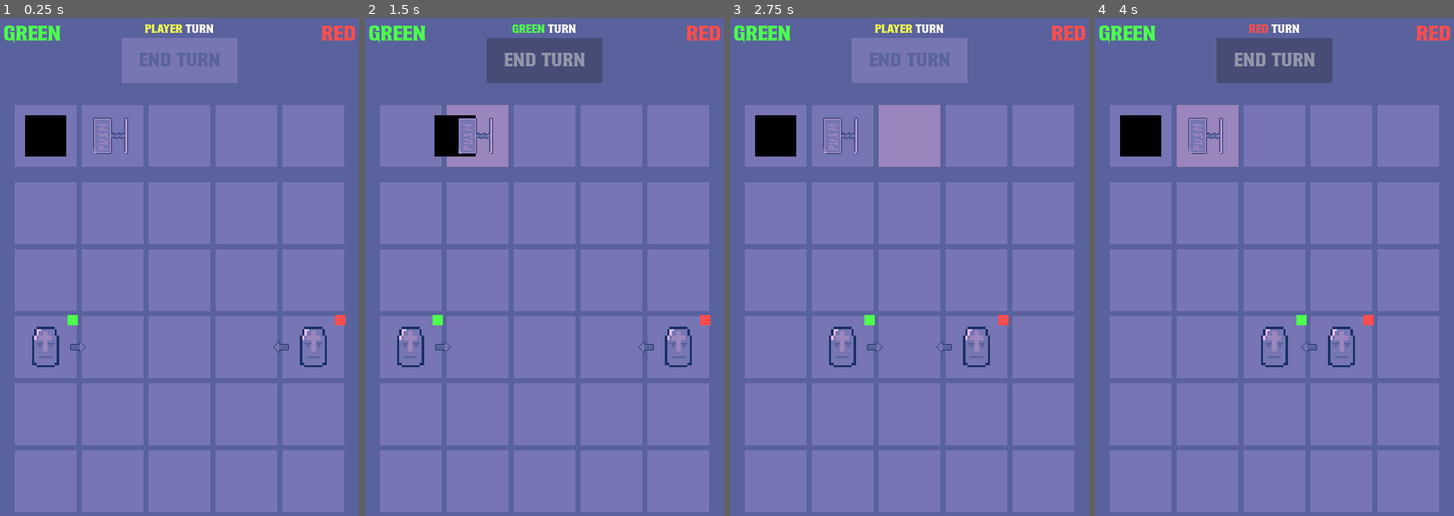
Above: before the commit, frames 1-4 (left to right).
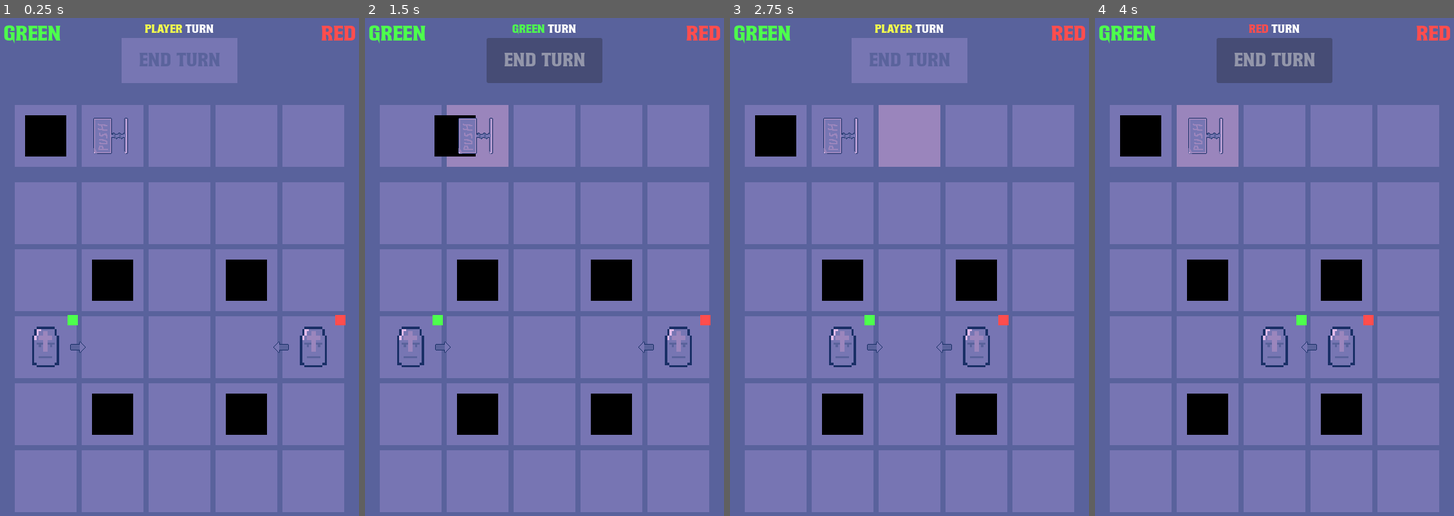
Above: after the commit, the same moments.

Repository: frostblooded/influencer
Game: Godot game, scene res://scenes/levels/level_1.tscn
The game is run twice, just before and just after one commit, with the same random seed, the same clock (stepped at 60 frames per second) and the same inputs.
Inputs (mouse positions are in pixels of both pictures, inside the frame that each line leads up to):
- Up to frame 1 (0.25 s): no input
- Up to frame 2 (1.5 s): click "End turn" at 0.5 s; tap Enter at 1.25 s; drag from (411, 137) to (544, 137) at 1.27 s
- Up to frame 3 (2.75 s): drag from (776, 137) to (909, 137) at 2.02 s
- Up to frame 4 (4 s): click "End turn" at 2.75 s; tap Space at 3.5 s; move the mouse to (1206, 137) at 3.52 s; click (1206, 137) at 3.67 s

The runs differ from the first frame. In frame 1, 3.8% of the frame differs, in the area x 25-75%, y 48-84%; in frame 2, 3.8%; in frame 3, 3.8%; in frame 4, 3.8%.

Commit message:
Add spawners for all placeable objects

Diff:
--- a/scenes/items/item.tscn
+++ b/scenes/items/item.tscn
@@ -17,13 +17,14 @@
 [sub_resource type="RectangleShape2D" id="RectangleShape2D_o2xuv"]
 size = Vector2(64, 64)
 
-[node name="Item" type="Node2D" node_paths=PackedStringArray("state_machine") groups=["items"]]
+[node name="Item" type="Node2D" node_paths=PackedStringArray("state_machine", "placed_immovable_state") groups=["items"]]
 script = ExtResource("1_eok4o")
 state_machine = NodePath("StateMachine")
+placed_immovable_state = NodePath("StateMachine/PlacedImmovableState")
 
-[node name="StateMachine" type="Node" parent="." node_paths=PackedStringArray("_initial_state")]
+[node name="StateMachine" type="Node" parent="." node_paths=PackedStringArray("initial_state")]
 script = ExtResource("2_y7nqv")
-_initial_state = NodePath("IdleState")
+initial_state = NodePath("IdleState")
 
 [node name="IdleState" type="Node" parent="StateMachine" node_paths=PackedStringArray("area_2d", "dragged_state")]
 script = ExtResource("3_8ojxu")
--- a/scenes/items/piston_item.tscn
+++ b/scenes/items/piston_item.tscn
@@ -8,7 +8,7 @@
 script = ExtResource("2_wseby")
 area_2d = NodePath("Area2D")
 sprite_2d = NodePath("Sprite2D")
-direction = null
+direction = 2
 
 [node name="Sprite2D" parent="." index="1"]
 scale = Vector2(1, 1)
--- a/scenes/level_manager.tscn
+++ b/scenes/level_manager.tscn
@@ -14,9 +14,9 @@
 script = ExtResource("1_1jpay")
 factions = Array[Resource("res://scripts/resources/faction.gd")]([ExtResource("4_vtj7t"), ExtResource("5_sugrq")])
 
-[node name="LevelManagerStateMachine" type="Node" parent="." node_paths=PackedStringArray("_initial_state")]
+[node name="LevelManagerStateMachine" type="Node" parent="." node_paths=PackedStringArray("initial_state")]
 script = ExtResource("4_g1c6d")
-_initial_state = NodePath("PlayerTurnState")
+initial_state = NodePath("PlayerTurnState")
 
 [node name="PlayerTurnState" type="Node" parent="LevelManagerStateMachine" node_paths=PackedStringArray("next_state")]
 script = ExtResource("2_3xpb5")
--- a/scenes/levels/level_1.tscn
+++ b/scenes/levels/level_1.tscn
@@ -10,11 +10,12 @@
 [ext_resource type="Script" path="res://scripts/grids/grid.gd" id="6_eppx7"]
 [ext_resource type="PackedScene" uid="uid://d01sd3nysrr3g" path="res://scenes/items/piston_item.tscn" id="7_eeof0"]
 [ext_resource type="PackedScene" uid="uid://dl1tj8dvgjcg2" path="res://scenes/grid_cell.tscn" id="7_ysjo5"]
-[ext_resource type="Resource" uid="uid://dxs1coccku8n1" path="res://resources/factions/green_faction.tres" id="8_x3lke"]
-[ext_resource type="Script" path="res://scripts/spawner.gd" id="9_dywpj"]
-[ext_resource type="PackedScene" uid="uid://bosldgi81a7pv" path="res://scenes/unit.tscn" id="10_uciyf"]
-[ext_resource type="Resource" uid="uid://6rvy2hgst74q" path="res://resources/factions/red_faction.tres" id="11_ura4m"]
+[ext_resource type="Resource" uid="uid://dxs1coccku8n1" path="res://resources/factions/green_faction.tres" id="11_jecw6"]
 [ext_resource type="PackedScene" uid="uid://4q8tgyxbcj52" path="res://scenes/level_manager.tscn" id="12_bpy5c"]
+[ext_resource type="PackedScene" uid="uid://bosldgi81a7pv" path="res://scenes/unit.tscn" id="12_ypvip"]
+[ext_resource type="Script" path="res://scripts/spawners/unit_spawner.gd" id="13_vlwiw"]
+[ext_resource type="Resource" uid="uid://6rvy2hgst74q" path="res://resources/factions/red_faction.tres" id="14_5c3w0"]
+[ext_resource type="Script" path="res://scripts/spawners/spawner.gd" id="15_qrdrd"]
 
 [sub_resource type="Gradient" id="Gradient_nvnxt"]
 offsets = PackedFloat32Array(1)
@@ -23,17 +24,37 @@
 [sub_resource type="GradientTexture1D" id="GradientTexture1D_0k804"]
 gradient = SubResource("Gradient_nvnxt")
 
-[sub_resource type="Resource" id="Resource_b7lf8"]
-script = ExtResource("9_dywpj")
+[sub_resource type="Resource" id="Resource_gq0g1"]
+script = ExtResource("13_vlwiw")
+faction = ExtResource("11_jecw6")
 grid_coordinates = Vector2(0, 2)
-faction = ExtResource("8_x3lke")
-unit_scene = ExtResource("10_uciyf")
-
-[sub_resource type="Resource" id="Resource_wu7mj"]
-script = ExtResource("9_dywpj")
+scene = ExtResource("12_ypvip")
+
+[sub_resource type="Resource" id="Resource_ha5vu"]
+script = ExtResource("13_vlwiw")
+faction = ExtResource("14_5c3w0")
 grid_coordinates = Vector2(4, 2)
-faction = ExtResource("11_ura4m")
-unit_scene = ExtResource("10_uciyf")
+scene = ExtResource("12_ypvip")
+
+[sub_resource type="Resource" id="Resource_j80nv"]
+script = ExtResource("15_qrdrd")
+grid_coordinates = Vector2(1, 1)
+scene = ExtResource("4_q68yn")
+
+[sub_resource type="Resource" id="Resource_h0wec"]
+script = ExtResource("15_qrdrd")
+grid_coordinates = Vector2(3, 1)
+scene = ExtResource("4_q68yn")
+
+[sub_resource type="Resource" id="Resource_g0ydv"]
+script = ExtResource("15_qrdrd")
+grid_coordinates = Vector2(1, 3)
+scene = ExtResource("4_q68yn")
+
+[sub_resource type="Resource" id="Resource_5g3fx"]
+script = ExtResource("15_qrdrd")
+grid_coordinates = Vector2(3, 3)
+scene = ExtResource("4_q68yn")
 
 [node name="Level1" type="Node2D"]
 
@@ -193,6 +214,6 @@
 cell_scene = ExtResource("7_ysjo5")
 cell_x_diff = 104
 cell_y_diff = 104
-spawners = Array[ExtResource("9_dywpj")]([SubResource("Resource_b7lf8"), SubResource("Resource_wu7mj")])
+spawners = Array[ExtResource("15_qrdrd")]([SubResource("Resource_gq0g1"), SubResource("Resource_ha5vu"), SubResource("Resource_j80nv"), SubResource("Resource_h0wec"), SubResource("Resource_g0ydv"), SubResource("Resource_5g3fx")])
 
 [node name="LevelManager" parent="." instance=ExtResource("12_bpy5c")]
--- a/scripts/grids/placeable_object.gd
+++ b/scripts/grids/placeable_object.gd
@@ -2,6 +2,9 @@
 extends Node2D
 
 var cell: GridCell
+
+func on_spawned_in_world() -> void:
+    pass
 
 func destroy() -> void:
     queue_free()
--- a/scripts/item.gd
+++ b/scripts/item.gd
@@ -2,6 +2,10 @@
 extends PlaceableObject
 
 @export var state_machine: StateMachine
+@export var placed_immovable_state: PlacedImmovableState
+
+func on_spawned_in_world() -> void:
+    state_machine.initial_state = placed_immovable_state
 
 func on_world_turn() -> void:
     pass
--- a/scripts/spawner.gd
+++ /dev/null
@@ -1,11 +0,0 @@
-class_name Spawner
-extends Resource
-
-@export var grid_coordinates: Vector2
-@export var faction: Faction
-@export var unit_scene: PackedScene
-
-func spawn() -> Unit:
-    var unit: Unit = unit_scene.instantiate() as Unit
-    unit.faction = faction
-    return unit
--- /dev/null
+++ b/scripts/spawners/spawner.gd
@@ -0,0 +1,13 @@
+class_name Spawner
+extends Resource
+
+@export var grid_coordinates: Vector2
+@export var scene: PackedScene
+
+func spawn() -> PlaceableObject:
+    if !scene:
+        return null
+
+    var placeable_object: PlaceableObject = scene.instantiate()
+    placeable_object.on_spawned_in_world()
+    return placeable_object
--- /dev/null
+++ b/scripts/spawners/unit_spawner.gd
@@ -0,0 +1,9 @@
+class_name UnitSpawner
+extends Spawner
+
+@export var faction: Faction
+
+func spawn() -> Unit:
+    var unit: Unit = scene.instantiate() as Unit
+    unit.faction = faction
+    return unit
--- a/scripts/state_machines/state_machine.gd
+++ b/scripts/state_machines/state_machine.gd
@@ -1,7 +1,7 @@
 class_name StateMachine
 extends Node
 
-@export var _initial_state: State
+@export var initial_state: State
 
 @onready var _parent: Node = get_parent() as Node
 
@@ -17,9 +17,9 @@
 
 func _ready() -> void:
 	for child: State in get_children():
-		Helpers.safe_connect(child.transitioned, on_state_transitioned)
+		Helpers.safe_connect(child.transitioned, transition)
 
-	current_state = _initial_state
+	current_state = initial_state
 
 func _process(delta: float) -> void:
 	if disabled:
@@ -28,7 +28,7 @@
 	if current_state:
 		current_state.state_process(delta, _parent)
 
-func on_state_transitioned(new_state: State) -> void:
+func transition(new_state: State) -> void:
 	if disabled:
 		return
 
Not shown: 1 places in scenes/levels/level_1.tscn that only renumber resources
